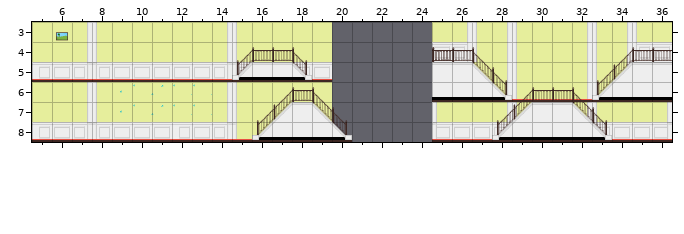
An edit to a level. Tiled map, graphics/testtiles.tmx. Above: the version before the commit.
Cells are 64x64 px. Shown: x 5..36, y 3..8.
And afterwards:
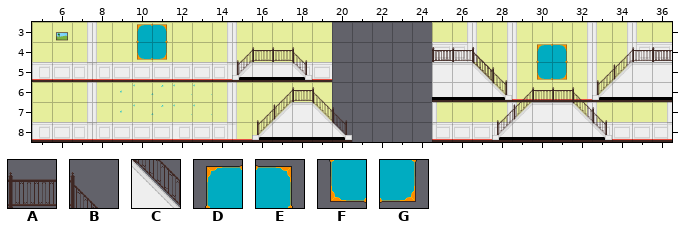
Key: from "testtiles": A 4, B 7, C 17, D 40, E 41, F 50, G 51.
_ is an empty cell.
The exact change:
Layer "mid":
y 3: x 10..11 __ -> DE
y 4: x 10..11 __ -> FG; x 30..31 __ -> DE
y 5: x 30..31 __ -> FG
Layer "front":
y 4: x 27 _ -> B; x 36 _ -> A
y 5: x 27 _ -> C
